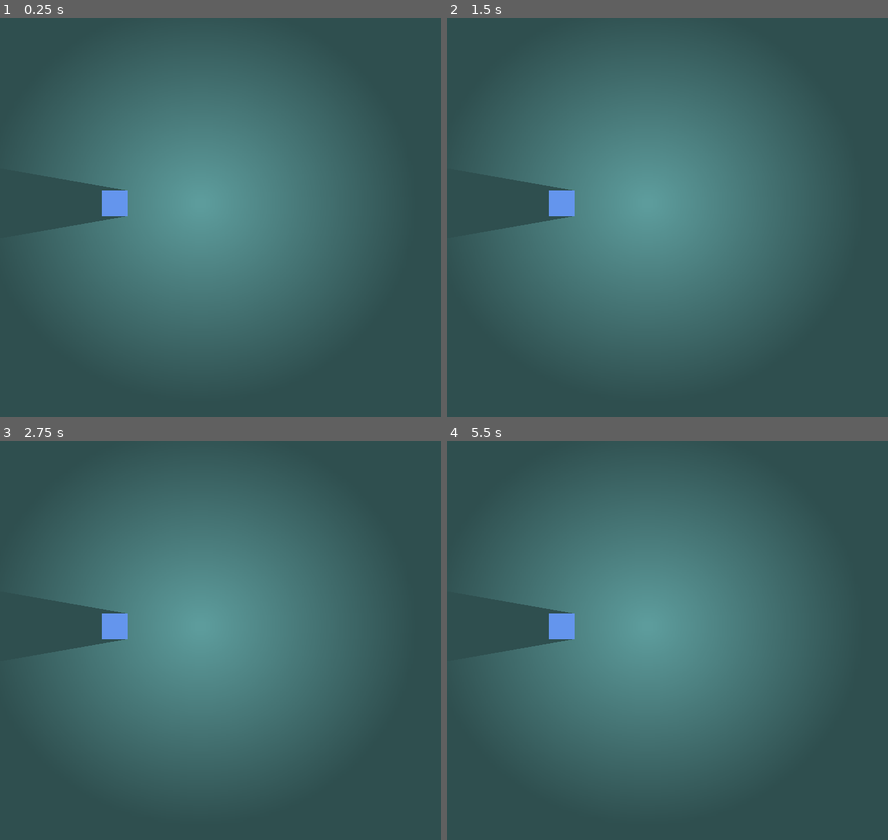
Above: before the commit, frames 1-4 (two rows, left to right).
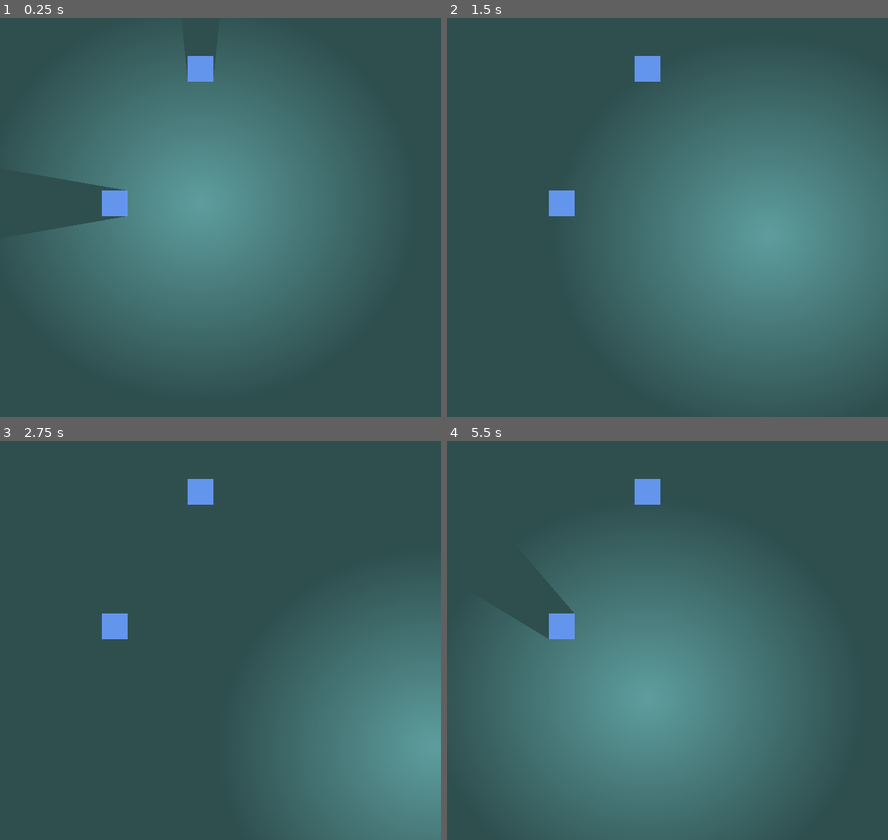
Above: after the commit, the same moments.

Repository: pyropyrope/FrogWithHat-demos
Game: Godot game, scene res://power_light_tester.tscn
Two runs of this game, one before a commit and one after it. Both use one fixed random seed, a clock stepped at 60 frames per second and the inputs below. Before the commit the project has no main scene; this scene is started directly in both runs.
Inputs (mouse positions are in pixels of both pictures, inside the frame that each line leads up to):
- Up to frame 1 (0.25 s): no input
- Up to frame 2 (1.5 s): tap Enter at 0.5 s; move the mouse to (760, 189) at 0.52 s; hold D (right) 0.53-1.28 s; click (760, 189) at 0.67 s; tap Space at 1.25 s; move the mouse to (561, 233) at 1.27 s; hold S (down) from 1.28 s (still down)
- Up to frame 3 (2.75 s): move the mouse to (255, 544) at 2.02 s; release S (down) at 2.03 s; hold D (right) from 2.03 s (still down)
- Up to frame 4 (5.5 s): tap Enter at 2.75, 4.25 s; move the mouse to (632, 716) at 2.77 s; release D (right) at 2.78 s; hold W (up) 2.78-3.53 s; click (632, 716) at 2.92 s; tap Space at 3.5 s; move the mouse to (795, 696) at 3.52 s; hold A (left) 3.53-5.03 s; move the mouse to (517, 572) at 4.27 s; move the mouse to (680, 632) at 5.02 s; hold S (down) from 5.03 s (still down); click (680, 632) at 5.17 s

The runs differ from the first frame. In frame 1, 0.4% of the frame differs, in the area x 42-49%, y 9-16%; in frame 2, 34%; in frame 3, 43%, in the area x 12-100%, y 9-100%; in frame 4, 19%.

Commit message:
created new raycast class that doesn't work yet

Diff:
--- a/PowerLight.gd
+++ b/PowerLight.gd
@@ -1,11 +1,14 @@
 extends Node2D
+
+@export var ray_for_solids: PackedScene
+@export var speed = 250
 
 # Called when the node enters the scene tree for the first time.
 func _ready():
 	pass
 # Called every frame. 'delta' is the elapsed time since the previous frame.
 func _process(delta):
-	pass
+	move(delta)
 
 #on area entering the sensor shape
 func _on_broad_sensor_area_shape_entered(area_rid, area, area_shape_index, local_shape_index):
@@ -18,9 +21,7 @@
 	#check if object cares about light
 	if check_light_sensitive(body) == true:
 		print(body)
-		print(body.get_center())
-		if start_tracking (body, true):
-			pass
+		start_tracking (body, true)
 
 #checks if object cares about light
 func check_light_sensitive(obj):
@@ -34,8 +35,33 @@
 	elif obj.is_light_sensitive() == true:
 		return true
 
-#checks if the function is currently in the light (unobstucted by a shadow casting object)
+#creates a tracking ray of appropriate type for given object
+
 #takes object and a booleen for if you can see through it
 func start_tracking (obj, is_solid):
-	var center
-	var ray
+	#checks if object is "solid"
+	if is_solid == true:
+		#creates a solids ray
+		var ray = ray_for_solids.instantiate()
+		#passes new ray the object
+		ray.setup(obj)
+		#adds to the tracking rays node
+		$TrackingRays.add_child(ray)
+		print($TrackingRays.get_child_count ())
+
+
+func move(delta):
+	var velocity = Vector2.ZERO # The player's movement vector.
+	if Input.is_action_pressed("right"):
+		velocity.x += 1
+	if Input.is_action_pressed("left"):
+		velocity.x -= 1
+	if Input.is_action_pressed("down"):
+		velocity.y += 1
+	if Input.is_action_pressed("up"):
+		velocity.y -= 1
+
+	if velocity.length() > 0:
+		velocity = velocity.normalized() * speed
+
+	position += velocity * delta
--- /dev/null
+++ b/TrackingRays.gd
@@ -0,0 +1,20 @@
+extends Node2D
+var rays = []
+
+
+# Called when the node enters the scene tree for the first time.
+func _ready():
+	pass # Replace with function body.
+
+
+# Called every frame. 'delta' is the elapsed time since the previous frame.
+func _process(delta):
+	pass
+
+func _physics_process(delta):
+	#rays = get_children()
+	#update_ray_origin()
+	pass
+
+func update_ray_origin():
+	pass
--- /dev/null
+++ b/light_for_solids.gd
@@ -0,0 +1,26 @@
+extends RayCast2D
+var target_object
+var target_pos
+
+
+
+# Called when the node enters the scene tree for the first time.
+func _ready():
+	pass # Replace with function body.
+
+
+# Called every frame. 'delta' is the elapsed time since the previous frame.
+func _physics_process(delta):
+
+	if target_object != null:
+		update_target_pos()
+		pass
+	print(self)
+	print(target_object == get_collider())
+
+func setup(solid):
+	target_object = solid
+
+
+func update_target_pos ():
+	target_position = target_object.get_center() - global_position
--- /dev/null
+++ b/light_for_solids.tscn
@@ -0,0 +1,6 @@
+[gd_scene load_steps=2 format=3 uid="uid://bampsnem1f3ts"]
+
+[ext_resource type="Script" path="res://light_for_solids.gd" id="1_jcaar"]
+
+[node name="LightForSolids" type="RayCast2D"]
+script = ExtResource("1_jcaar")
--- a/main.tscn
+++ b/main.tscn
@@ -5,6 +5,7 @@
 [node name="TestButtons" type="GridContainer" parent="."]
 offset_right = 720.0
 offset_bottom = 640.0
+columns = 2
 
 [node name="Control" type="Button" parent="TestButtons"]
 layout_mode = 2
--- a/power_light.tscn
+++ b/power_light.tscn
@@ -1,8 +1,10 @@
-[gd_scene load_steps=7 format=3 uid="uid://deivqb1e6t55u"]
+[gd_scene load_steps=9 format=3 uid="uid://deivqb1e6t55u"]
 
 [ext_resource type="Script" path="res://PowerLight.gd" id="1_vafu2"]
 [ext_resource type="Script" path="res://BroadSensor.gd" id="2_bwoml"]
+[ext_resource type="PackedScene" uid="uid://bampsnem1f3ts" path="res://light_for_solids.tscn" id="2_p3lo2"]
 [ext_resource type="Script" path="res://LightLight.gd" id="2_x48fn"]
+[ext_resource type="Script" path="res://TrackingRays.gd" id="5_nkugp"]
 
 [sub_resource type="Gradient" id="Gradient_kmnqs"]
 colors = PackedColorArray(1, 1, 1, 1, 1, 1, 1, 0)
@@ -18,6 +20,7 @@
 
 [node name="PowerLight" type="Node2D"]
 script = ExtResource("1_vafu2")
+ray_for_solids = ExtResource("2_p3lo2")
 
 [node name="LightLight" type="PointLight2D" parent="."]
 scale = Vector2(0.998194, 1)
@@ -32,5 +35,8 @@
 [node name="SensorShape" type="CollisionShape2D" parent="BroadSensor"]
 shape = SubResource("CircleShape2D_ulv2e")
 
+[node name="TrackingRays" type="Node2D" parent="."]
+script = ExtResource("5_nkugp")
+
 [connection signal="area_shape_entered" from="BroadSensor" to="." method="_on_broad_sensor_area_shape_entered"]
 [connection signal="body_shape_entered" from="BroadSensor" to="." method="_on_broad_sensor_body_shape_entered"]
--- a/power_light_tester.tscn
+++ b/power_light_tester.tscn
@@ -18,9 +18,7 @@
 position = Vector2(194, 288)
 
 [node name="Solid2" parent="." instance=ExtResource("3_4cmtn")]
-visible = false
 position = Vector2(327, 79)
-light_sensitive = false
 
 [node name="Solid3" parent="." instance=ExtResource("3_4cmtn")]
 visible = false
--- a/project.godot
+++ b/project.godot
@@ -11,6 +11,7 @@
 [application]
 
 config/name="FrogWithHat demos"
+run/main_scene="res://power_light_tester.tscn"
 config/features=PackedStringArray("4.2", "Forward Plus")
 config/icon="res://icon.svg"
 
